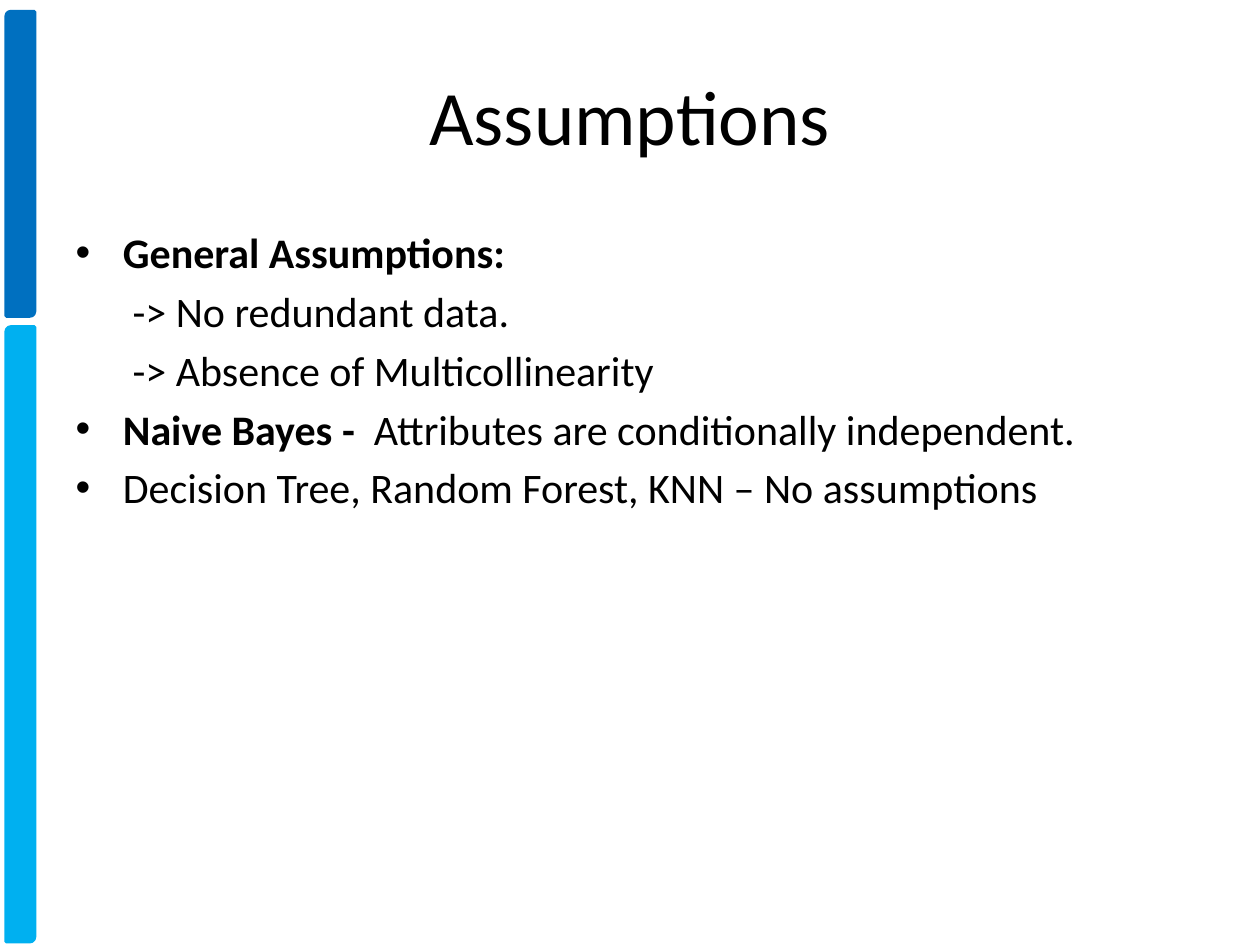
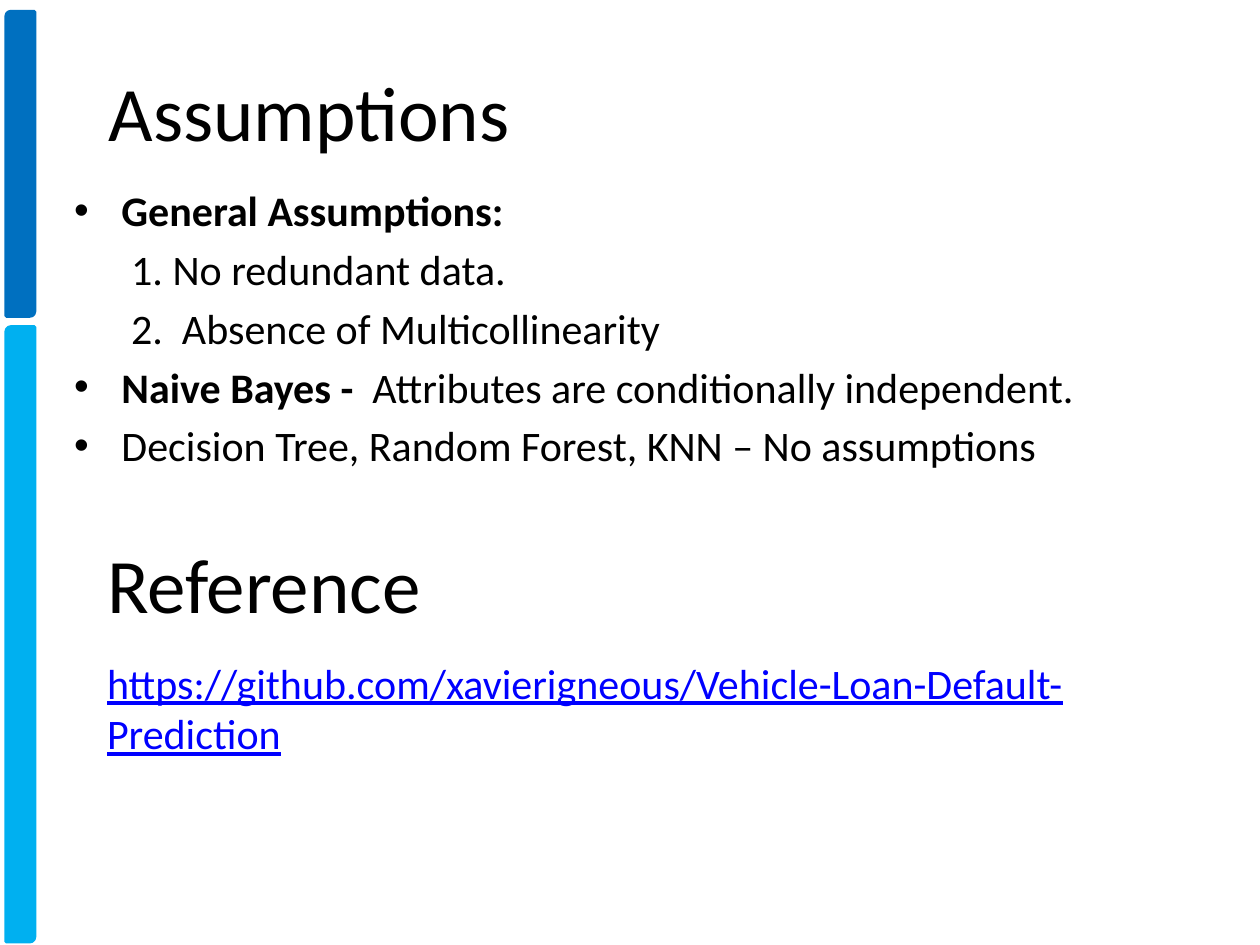
Before and after one commit to xavierigneous/Vehicle-Loan-Default-Prediction, a slide deck: slide 9 of Vehicle Loan Default Prediction.pptx (slide 8 before the commit). Drawn at 1260x945 pixels with LibreOffice and Linux fonts; fonts in the diff are those of the drawing; background and template pictures are left out. Boxes give left, top, right and bottom in pixels: in the first picture for what was removed or moved away, otherwise in the second. Text is boxed around its words. In the diff, an @@ line names an element or a change of style, - is before the commit and + after.

```diff
--- a/Vehicle Loan Default Prediction.pptx
+++ b/Vehicle Loan Default Prediction.pptx
@@ title "Assumptions": place and size @@
-title "Assumptions" at <box>429,91,830,158</box>
+title "Assumptions" at <box>109,87,510,154</box>
@@ title "Assumptions" at <box>109,87,510,154</box>: alignment centre to left @@
@@ text "General Assumptions:": place and size @@
-text "General Assumptions:" at <box>123,238,1075,510</box>
+text "General Assumptions:" at <box>121,196,1074,468</box>
@@ text at <box>131,255,660,351</box>: text changed @@
--> No redundant data.
--> Absence of Multicollinearity
+1. No redundant data.
+2. Absence of Multicollinearity
@@ text added at <box>107,560,420,614</box>, 44 pt, text #000000 @@
+Reference
@@ text added at <box>107,669,1062,756</box>, 24 pt, text #0000FF, underline @@
+https://github.com/xavierigneous/Vehicle-Loan-Default-Prediction
```
Also in this commit, not shown: 5 other slides changed, 2 slides added, 1 slide removed, 3 other files.
